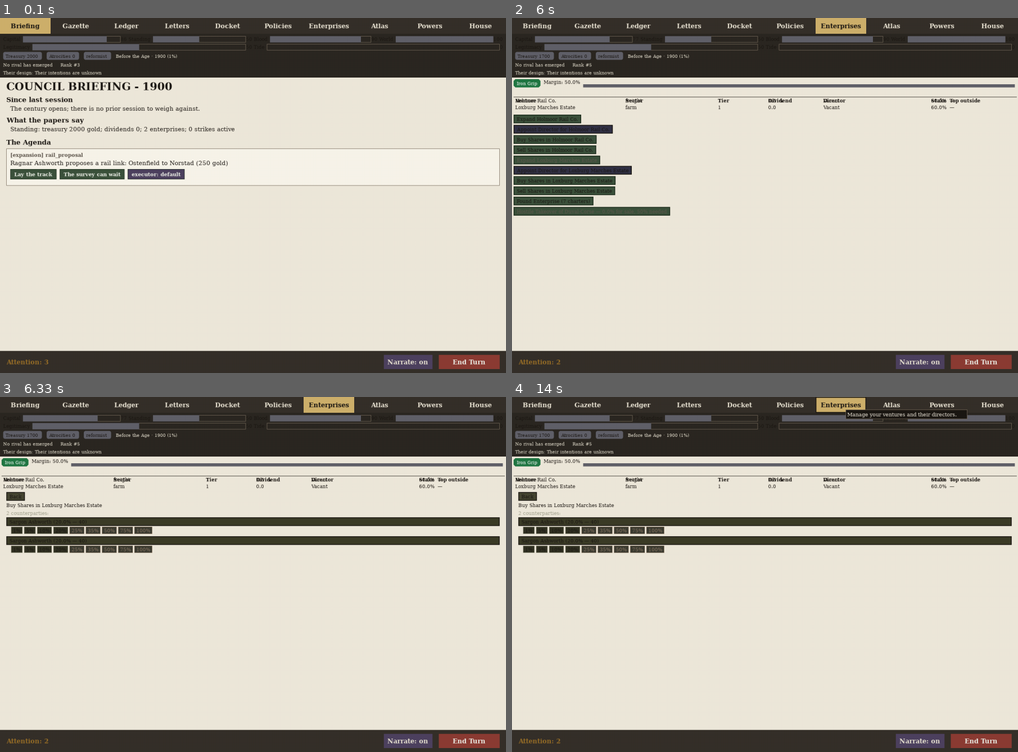
Above: before the commit, frames 1-4 (two rows, left to right).
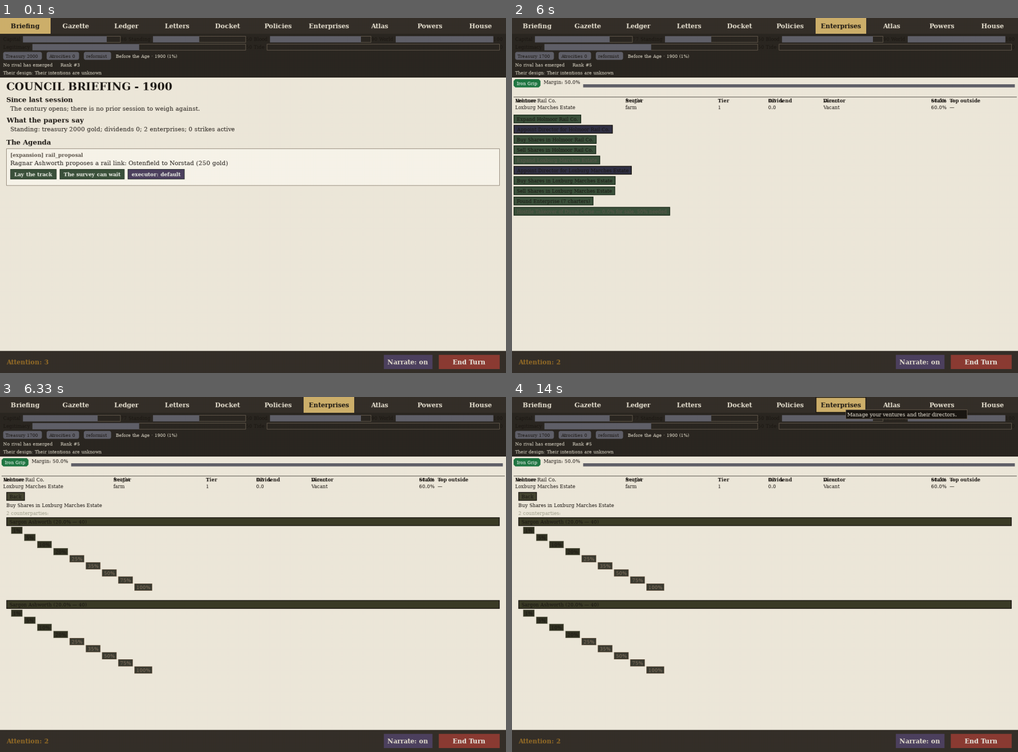
Above: after the commit, the same moments.

Repository: civersen222/Guilded-Age
Game: pygame game, started from gilded/__main__.py
Two runs of this game, one before a commit and one after it. Both use one fixed random seed, a clock stepped at 60 frames per second and the inputs below.
Inputs (mouse positions are in pixels of both pictures, inside the frame that each line leads up to):
- Up to frame 1 (0.1 s): no input
- Up to frame 2 (6 s): click "Enterprises" at 0.38 s; click (577, 160) at 0.72 s; click (785, 238) at 1.05 s; click "Enterprises" at 1.38 s; click (896, 64) at 1.72 s; click "Enterprises" at 2.62 s; click (724, 174) at 2.95 s
- Up to frame 3 (6.33 s): click (80, 563) at 6.12 s
- Up to frame 4 (14 s): click "Enterprises" at 13.82 s

Frames 1-2 are identical in both runs. In frame 3, 6.8% of the frame differs, in the area x 1-99%, y 36-79%; in frame 4, 6.8%.

Commit message:
Fix share picker rows drawn on top of each other (I4d2b3f)

Diff:
--- a/gilded/ui/broadsheet.py
+++ b/gilded/ui/broadsheet.py
@@ -2130,7 +2130,8 @@
                 ladder = share_size_ladder(self.game, self.house, eid, self.game.realms[self.house].ruler.id, cid)
 
             lx = PAD + 12
-            rung_y = y + txt_h + 2
+            rung_base_y = y + txt_h + 2
+            rung_y = rung_base_y
             for rung in ladder:
                 pct = rung["pct"]
                 btn_label = f"{pct:g}%"
@@ -2142,7 +2143,7 @@
                 if rung.get("offerable", True):
                     pygame.draw.rect(surface, (50, 50, 35), btn_rect)
                     pygame.draw.rect(surface, (120, 120, 100), btn_rect, 1)
-                    surface.blit(btn_surf, (lx + 5, y + txt_h + 4))
+                    surface.blit(btn_surf, (lx + 5, rung_y + 2))
 
                     action_key = "buy_shares" if direction == "buy" else "sell_shares"
                     action_payload = (eid, cid, pct)
@@ -2151,10 +2152,11 @@
                     pygame.draw.rect(surface, (60, 60, 50), btn_rect)
                     pygame.draw.rect(surface, (100, 80, 60), btn_rect, 1)
                     disabled_surf = body.render(btn_label, True, (140, 120, 100))
-                    surface.blit(disabled_surf, (lx + 5, y + txt_h + 4))
+                    surface.blit(disabled_surf, (lx + 5, rung_y + 2))
                     reason = rung.get("reason", "Not available")
                     self.regions.add(Region(rect=btn_rect, action=None, state=RegionState.DISABLED, reason=reason, hint=reason, group="picker"))
 
+                rung_y += btn_h
                 lx += btn_w + 4
             # Advance y below the ladder buttons
             btn_h = body.get_height() + 4
